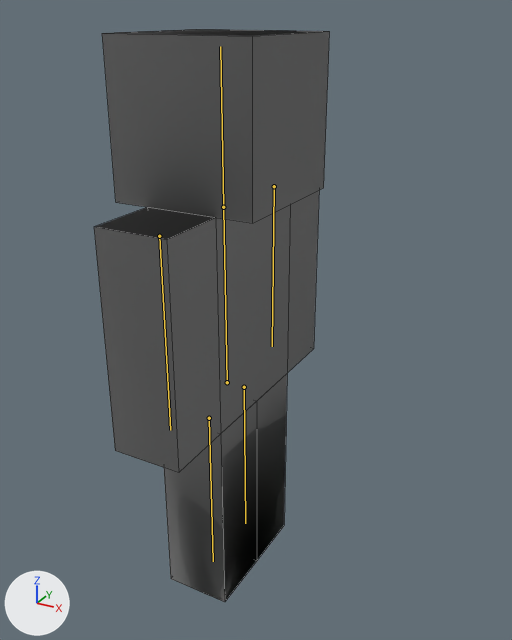
The Blender file Quarto_Semestre/Computacao_Grafica/aula_11_animacao_bones/steve.blend, before and after one commit.
Camera for both pictures: a 50 mm camera at (4.85, -7.94, 8.26) aimed at (0.5, -0.02, 4.31). Arrows for +X, +Y and +Z are at lower left; the lights stay in place. The first picture is the older version. The bones that bend it are drawn over the model as lines. Mesh edges are drawn as thin lines.

In view in the first picture: 'player'.
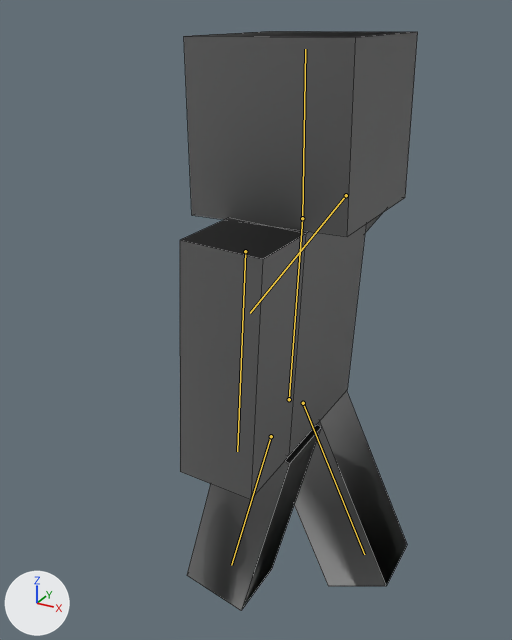
Commit message: Adicionando o steve com a animação - 05/11/2026

The newer file adds an action. The first version stands in its rest pose; the second is drawn at frame 10 of the action 'ArmatureAction'.

Location of each change, (x1, y1, x2, y2) in pixels of the pictures (512 x 640 px):
'player', posed
    before: (94, 29, 330, 602)
    after: (180, 31, 418, 610)
bone 'Torso', root to tip
    before: (227, 382) to (223, 207)
    after: (289, 399) to (302, 218)
bone 'Head', root to tip
    before: (223, 207) to (220, 46)
    after: (302, 218) to (305, 49)
bone 'Arm.L', root to tip
    before: (274, 186) to (272, 346)
    after: (346, 195) to (250, 313)
bone 'Leg.L', root to tip
    before: (244, 387) to (245, 523)
    after: (303, 403) to (364, 554)
bone 'Leg.R', root to tip
    before: (209, 418) to (213, 561)
    after: (271, 436) to (231, 565)

What changed in the scene script:
```text
Change bone_torso:
    where bone_torso = bpy.data.objects['Armature'].pose.bones['Torso']
    bone_torso.location: (0.0, 0.0, 0.0) -> (1.03, 0.0, 0.0)
    bone_torso.rotation_quaternion: (1.0, 0.0, 0.0, 0.0) -> (1.0, 0.0, 0.0, -0.025)  # degrees (0, 0, 0) -> degrees (0, 0, -3)
Change bone_head:
    where bone_head = bpy.data.objects['Armature'].pose.bones['Head']  # child of 'Torso'
    bone_head.rotation_quaternion: (1.0, 0.0, 0.0, 0.0) -> (1.0, 0.0, 0.0, 0.03)  # degrees (0, 0, 0) -> degrees (0, 0, 3)
Change bone_arm_l:
    where bone_arm_l = bpy.data.objects['Armature'].pose.bones['Arm.L']  # child of 'Torso'
    bone_arm_l.rotation_quaternion: (1.0, 0.0, 0.0, 0.0) -> (1.0, 0.3, 0.0, 0.0)  # degrees (0, 0, 0) -> degrees (33, 0, 0)
Change bone_leg_l:
    where bone_leg_l = bpy.data.objects['Armature'].pose.bones['Leg.L']  # child of 'Torso'
    bone_leg_l.rotation_quaternion: (1.0, 0.0, 0.0, 0.0) -> (1.0, -0.25, 0.0, 0.0)  # degrees (0, 0, 0) -> degrees (-28, 0, 0)
Change bone_leg_r:
    where bone_leg_r = bpy.data.objects['Armature'].pose.bones['Leg.R']  # child of 'Torso'
    bone_leg_r.rotation_quaternion: (1.0, 0.0, 0.0, 0.0) -> (0.995, 0.102, 0.0, 0.0)  # degrees (0, 0, 0) -> degrees (12, 0, 0)
```
